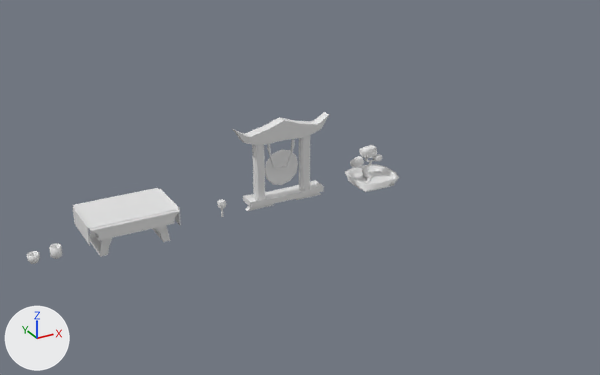
Two versions of the Blender file Modelos/Cenario Ninja/Joao_semana9.blend, one commit apart.
Rendered twice from a 50 mm lens placed at (-8.68, -12.83, 6.67), pointed at (-1.61, 0.03, 0.24). The axes (+X, +Y, +Z) are drawn at lower left. The lights are the same throughout.

The first picture shows 'Bonsai', 'Gongo', 'mesa_cha'.
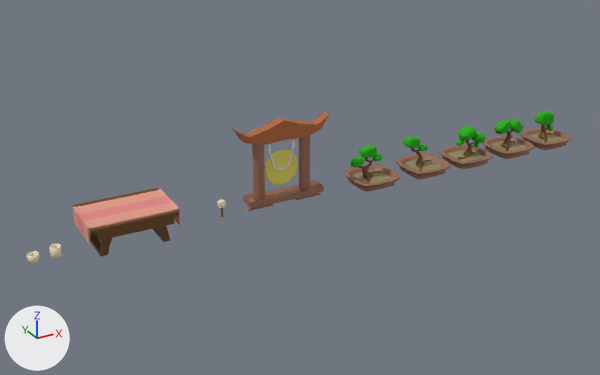
Commit message: assets joao semana 9

What differs and where, as boxes [x1, y1, x2, y2] in the pictures (600 x 375 px):
'Bonsai', reshaped
    before: [345, 145, 399, 192]
    after: [344, 145, 400, 192]
'Bonsai3', added
    after: [439, 125, 493, 169]
    faces in mat_material_003 (brown #9b6b54): [439, 145, 493, 169]
    faces in mat_material_001 (green #23b110): [456, 125, 486, 148]
    faces in mat_material_002 (yellow #958860): [447, 150, 485, 161]
'Bonsai2', added (brown)
    after: [396, 137, 451, 180]
    faces in mat_material_003 (brown #9b6b54): [396, 154, 451, 180]
    faces in mat_material_002 (yellow #958860): [403, 159, 443, 171]
    faces in mat_material_001 (green #23b110): [403, 137, 428, 151]
'Bonsai4', added (brown)
    after: [482, 119, 535, 159]
    faces in mat_material_003 (brown #9b6b54): [482, 136, 535, 159]
    faces in mat_material_001 (green #23b110): [494, 119, 523, 134]
    faces in mat_material_002 (yellow #958860): [490, 141, 527, 151]
'Bonsai5', added (brown)
    after: [520, 111, 572, 150]
    faces in mat_material_003 (brown #9b6b54): [520, 128, 572, 150]
    faces in mat_material_001 (green #23b110): [534, 111, 554, 131]
    faces in mat_material_002 (yellow #958860): [528, 132, 564, 143]
part 1 of me_bonsai, built on
    before: [346, 175, 398, 191]
    after: [344, 172, 400, 191]
part 2 of me_bonsai, recoloured (white to brown)
    both: [359, 158, 381, 183]
part 3 of me_bonsai, recoloured (white to green)
    both: [350, 145, 382, 168]
part 4 of me_bonsai, recoloured (white to yellow)
    both: [351, 170, 392, 183]
part 5 of me_bonsai, recoloured (white to brown)
    both: [345, 164, 399, 192]
part 6 of me_gongo, recoloured (white to brown)
    both: [233, 112, 329, 145]
part 7 of me_gongo, recoloured (white to brown)
    both: [243, 180, 324, 211]
part 8 of me_gongo, recoloured (white to brown)
    both: [252, 144, 265, 201]
part 9 of me_gongo, recoloured (white to brown)
    both: [299, 135, 310, 191]
part 10 of me_gongo, recoloured (white to yellow)
    both: [265, 149, 298, 185]
part 11 of me_cube_002, built on
    both: [73, 189, 180, 244]
part 12 of me_cube_002, recoloured (white to brown)
    both: [73, 188, 180, 257]
part 13 of me_cube_002, recoloured
    both: [88, 208, 181, 246]

Diff of the bpy script that builds the scene:
```diff
--- a/Modelos/Cenario Ninja/Joao_semana9.blend.py
+++ b/Modelos/Cenario Ninja/Joao_semana9.blend.py
@@ mat_material_008 @@
+mat_material_008 = principled_material('Material.008')
+mat_material_008.base_color = (0.8, 0.337, 0.249)  # beige #e79d89
@@ mat_material_005 @@
+mat_material_005 = principled_material('Material.005')
+mat_material_005.base_color = (0.8, 0.706, 0.116)  # yellow #e7db60
@@ mat_material_004 @@
+mat_material_004 = principled_material('Material.004')
+mat_material_004.base_color = (0.446, 0.133, 0.0345)  # brown #b26634
@@ me_bonsai @@
-me_bonsai.from_pydata(...)  # 604 vertices, 592 faces; spans x -0.464..0.488, y -0.466..0.473, z -0.656..0.122
+me_bonsai.from_pydata(...)  # 652 vertices, 640 faces; spans x -0.479..0.502, y -0.481..0.488, z -0.656..0.122
+# me_bonsai part 1
+# 12 faces are deleted
+# 48 vertices are added at x -0.479..0.502, y -0.481..0.488, z -0.531..-0.475
+# 60 new faces join them, mat_material_003 (brown #9b6b54)
+# me_bonsai part 2: 214 faces spanning x -0.322..0.353, y -0.264..0.178, z -0.554..-0.049 switch from no material to mat_material (brown #6d441b)
+# me_bonsai part 3: 288 faces spanning x -0.448..0.228, y -0.086..0.184, z -0.259..0.122 switch from no material to mat_material_001 (green #23b110)
+# me_bonsai part 4: 9 faces spanning x -0.369..0.392, y -0.372..0.379, z -0.555..-0.509 switch from no material to mat_material_002 (yellow #958860)
+# me_bonsai part 5: 69 faces spanning x -0.464..0.488, y -0.466..0.473, z -0.656..-0.466 switch from no material to mat_material_003 (brown #9b6b54)
@@ me_gongo @@
 me_gongo.from_pydata(...)  # 206 vertices, 202 faces; spans x -0.96..0.96, y -0.18..0.16, z -0.99..0.68
+# me_gongo part 6: all 52 faces centred in x -0.88..0.88, y -0.1..0.11, z 0.29..0.62 switch from no material to mat_material_004 (brown #b26634)
+# me_gongo part 7: all 38 faces centred in x -0.75..0.81, y -0.18..0.16, z -0.99..-0.79 switch from no material to mat_material_003 (brown #9b6b54)
+# me_gongo part 8: all 8 faces centred in x -0.58..-0.39, y -0.08..0.08, z -0.28..-0.25 switch from no material to mat_material_003 (brown #9b6b54)
+# me_gongo part 9: all 8 faces centred in x 0.39..0.58, y -0.08..0.08, z -0.28..-0.25 switch from no material to mat_material_003 (brown #9b6b54)
+# me_gongo part 10: 72 of the faces centred in x -0.33..0.33, y 0.01..0.05, z -0.61..0.05 switch from no material to mat_material_005 (yellow #e7db60)
+me_gongo.materials.append(mat_material_006)  # white #e7e7e7
@@ me_cube_002 @@
-me_cube_002.from_pydata(...)  # 96 vertices, 84 faces; spans x -0.81..0.77, y -0.6..0.53, z -0.41..0.25
+me_cube_002.from_pydata(...)  # 128 vertices, 116 faces; spans x -0.81..0.77, y -0.6..0.53, z -0.41..0.25
+# me_cube_002 part 11
+# 16 faces are deleted
+# 16 new vertices lie (0.0, 0.3, 0.0) away from vertices in x -0.81..0.77, y -0.49, z -0.07..0.25
+# 16 new vertices lie (0.0, -0.31, 0.0) away from vertices in x -0.81..0.77, y 0.43, z -0.07..0.25
+# 32 new faces join them, mat_material_008 (beige #e79d89)
+# 16 new faces join them, mat_material_009 (pink #e78683)
+# me_cube_002 part 12: 54 faces spanning x -0.78..0.75, y -0.6..0.53, z -0.41..0.24 switch from no material to mat_material (brown #6d441b)
+# me_cube_002 part 13: 14 faces spanning x -0.81..0.77, y -0.49..0.43, z -0.07..0.25 switch from no material to mat_material_008 (beige #e79d89)
+me_cube_002.materials.append(mat_material_009)  # pink #e78683
@@ ob_bonsai5 @@
+ob_bonsai5 = bpy.data.objects.new('Bonsai5', me_bonsai_005)  # 461 vertices, 450 faces; spans x -0.479..0.502, y -0.481..0.488, z -0.656..0.109; in mat_material (brown #6d441b), mat_material_001 (green #23b110), mat_material_002 (yellow #958860), mat_material_003 (brown #9b6b54)
+ob_bonsai5.location = (4.7, 0.0, 0.67)
@@ ob_bonsai4 @@
+ob_bonsai4 = bpy.data.objects.new('Bonsai4', me_bonsai_004)  # 475 vertices, 464 faces; spans x -0.479..0.502, y -0.481..0.488, z -0.656..0.08; in mat_material (brown #6d441b), mat_material_001 (green #23b110), mat_material_002 (yellow #958860), mat_material_003 (brown #9b6b54)
+ob_bonsai4.location = (3.59, 0.0, 0.67)
@@ ob_bonsai3 @@
+ob_bonsai3 = bpy.data.objects.new('Bonsai3', me_bonsai_003)  # 789 vertices, 775 faces; spans x -0.479..0.502, y -0.481..0.488, z -0.656..0.135; in mat_material (brown #6d441b), mat_material_001 (green #23b110), mat_material_002 (yellow #958860), mat_material_003 (brown #9b6b54)
+ob_bonsai3.location = (2.4, 0.0, 0.67)
@@ ob_bonsai2 @@
+ob_bonsai2 = bpy.data.objects.new('Bonsai2', me_bonsai_002)  # 524 vertices, 514 faces; spans x -0.479..0.502, y -0.481..0.488, z -0.656..0.144; in mat_material (brown #6d441b), mat_material_001 (green #23b110), mat_material_002 (yellow #958860), mat_material_003 (brown #9b6b54)
+ob_bonsai2.location = (1.28, 0.0, 0.67)
```
